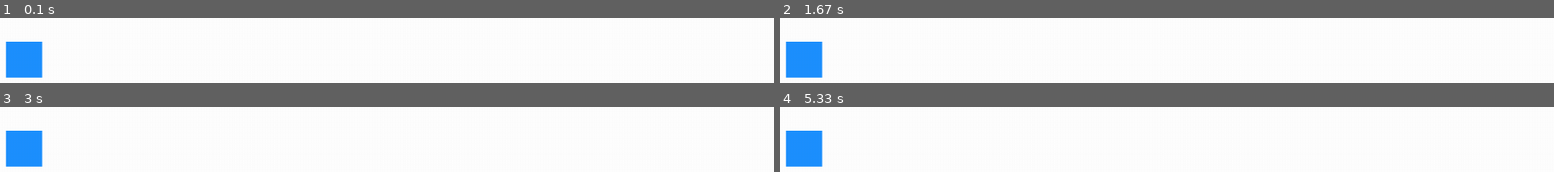
Above: before the commit, frames 1-4 (two rows, left to right).
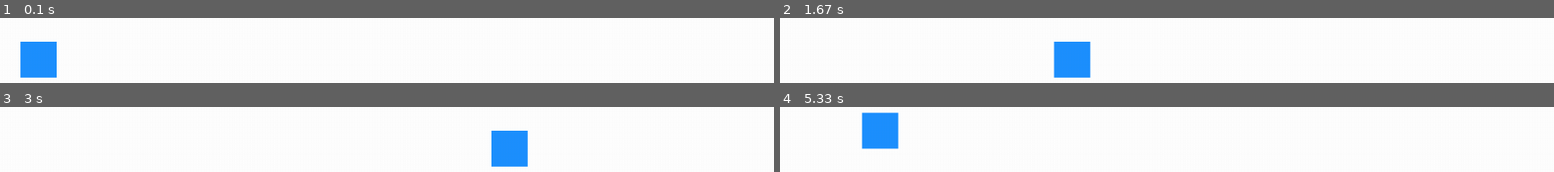
Above: after the commit, the same moments.

Repository: anton-mirazchiyski/Pygame-Learning
Game: pygame game, started from moving_box.py
Two runs of this game, one before a commit and one after it. Both use one fixed random seed, a clock stepped at 60 frames per second and the inputs below.
Inputs:
- Up to frame 1 (0.1 s): no input
- Up to frame 2 (1.67 s): no input
- Up to frame 3 (3 s): no input
- Up to frame 4 (5.33 s): no input

The runs differ from the first frame. In frame 1, 2.2% of the frame differs, in the area x 0-8%, y 36-92%; in frame 2, 5.3%; in frame 3, 5.3%; in frame 4, 5.4%, in the area x 0-16%, y 8-92%.

Commit message:
The box is made to move on the screen

Diff:
--- a/moving_box.py
+++ b/moving_box.py
@@ -1,6 +1,8 @@
 import pygame
 
 pygame.init()
+
+clock = pygame.time.Clock()
 
 WHITE_COLOR = (255, 255, 255)
 BLUE_COLOR = (30, 144, 255)
@@ -11,10 +13,19 @@
 screen = pygame.display.set_mode((SCREEN_WIDTH, SCREEN_HEIGHT))
 screen.fill(WHITE_COLOR)
 
+pygame.display.set_caption('Moving Box')
+
 box_x, box_y = 40, 350
 box_width, box_height = 50, 50
 
 box = pygame.rect.Rect((box_x, box_y), (box_width, box_height))
+
+
+def move_box(current_box):
+    current_box.move_ip(5, 0)
+    if current_box.x > SCREEN_WIDTH:
+        current_box.center = (box_x, box_y)
+
 
 while True:
     events = pygame.event.get()
@@ -22,5 +33,8 @@
         if event.type == pygame.QUIT:
             pygame.quit()
 
+    screen.fill(WHITE_COLOR)
     pygame.draw.rect(screen, BLUE_COLOR, box)
+    move_box(box)
     pygame.display.flip()
+    clock.tick(45)
